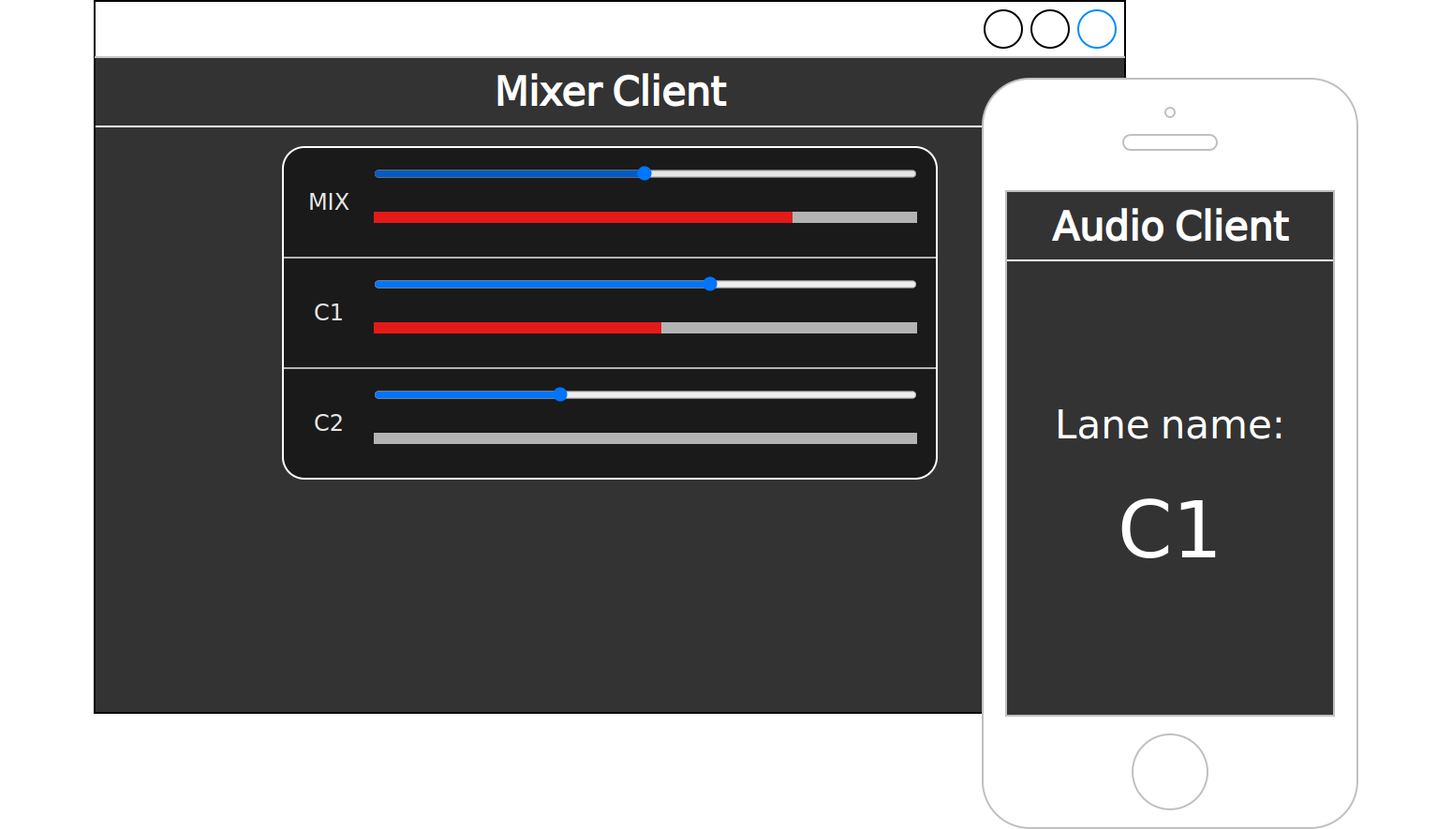
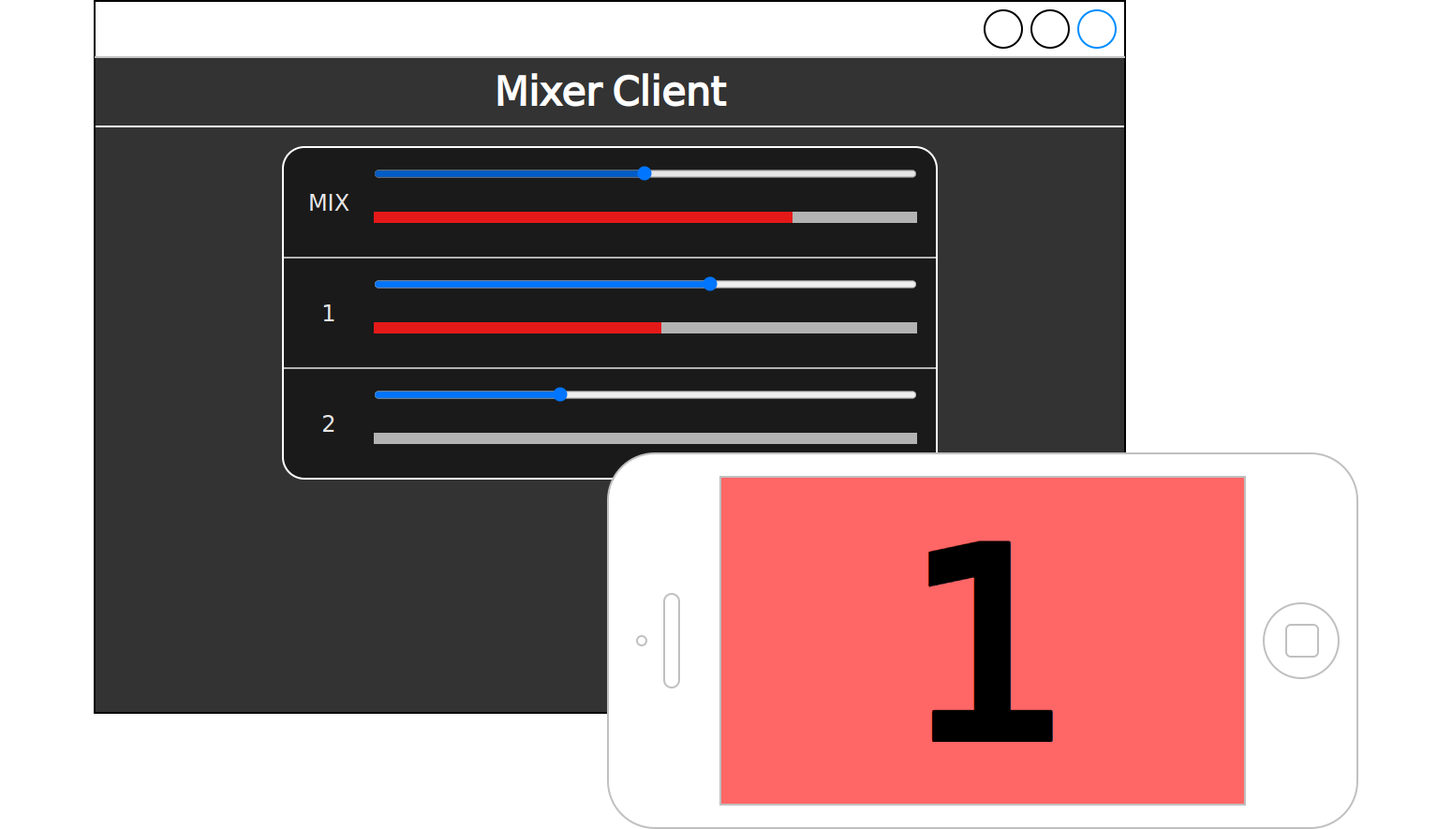
Revision of a layered 1452 × 829 image; what changed, layer by layer:
painted on "mobile" over 606, 77, 1359, 829
painted on "window" over 309, 192, 350, 432
